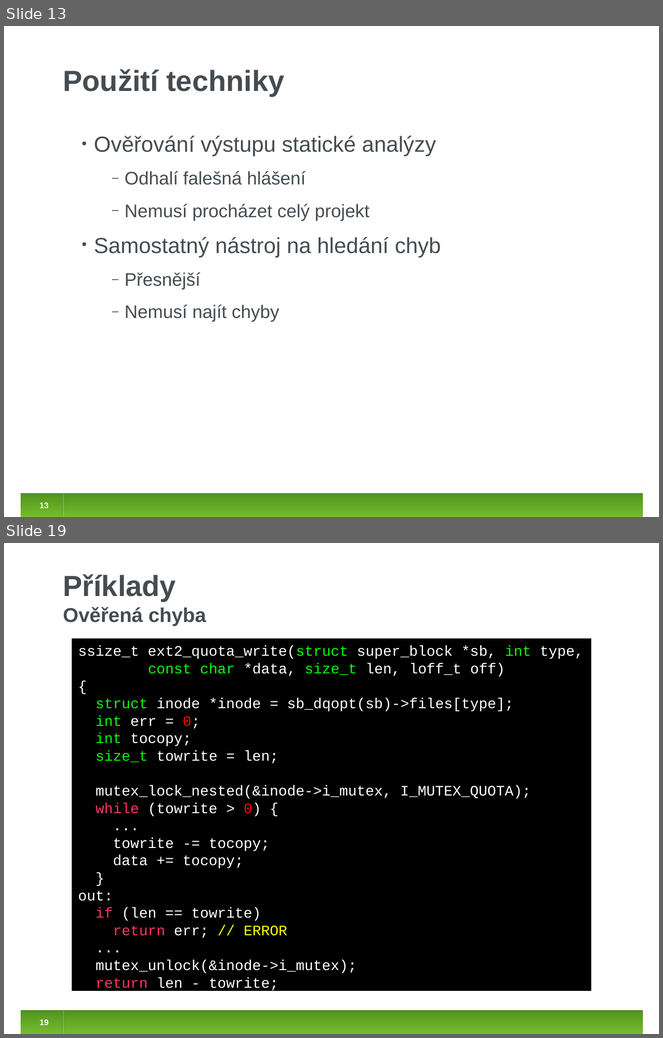
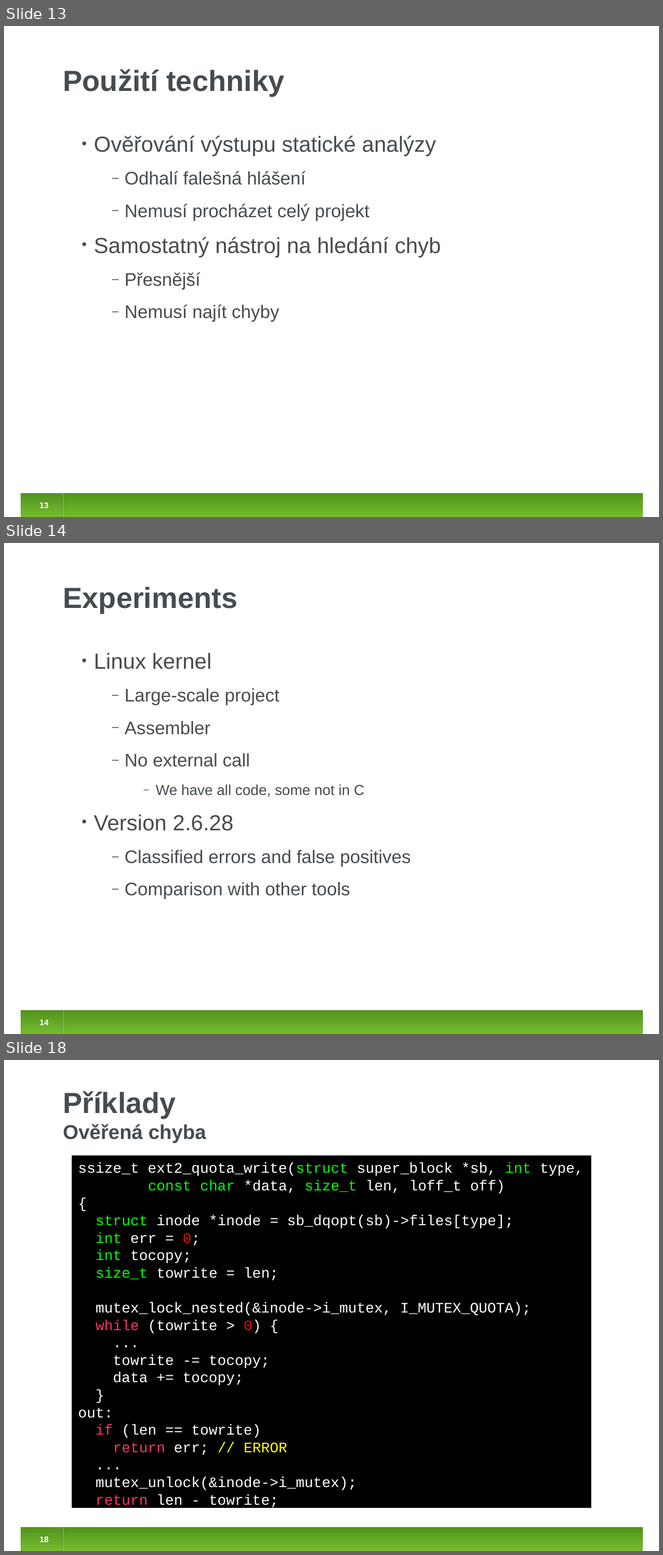
Before and after one commit to jirislaby/writings, a slide deck: presentations/fmics2012.odp. Shown one above the other, each under a label of ours: slides 13 and 19 before the commit, slides 13, 14 and 18 after it; the slides between them are not shown. The pictures are 663x1038 and 663x1555 pixels, drawn with LibreOffice and Linux fonts; fonts in the diff are those of the drawing. Boxes give left, top, right and bottom in pixels: in the first picture for what was removed or moved away, otherwise in the second. Text is boxed around its words. In the diff, an @@ line names an element or a change of style, - is before the commit and + after.

```diff
--- a/presentations/fmics2012.odp
+++ b/presentations/fmics2012.odp
@@ slide 14 added at (4, 543, 659, 1034), background #FFFFFF; not listed: 4 template elements that a slide beside it also shows @@
@@ title added at (63, 587, 237, 614), 32 pt, text #454C51, bold @@
+Experiments
@@ text added at (94, 653, 411, 899), 20 pt, text #454C51 @@
+• Linux kernel
+  ‒ Large-scale project
+  ‒ Assembler
+  ‒ No external call
+    ‒ We have all code, some not in C
+• Version 2.6.28
+  ‒ Classified errors and false positives
+  ‒ Comparison with other tools
@@ what was slide 19 is now slide 18 @@
```
Also in this commit, not shown: 6 slides changed, 2 slides removed.
